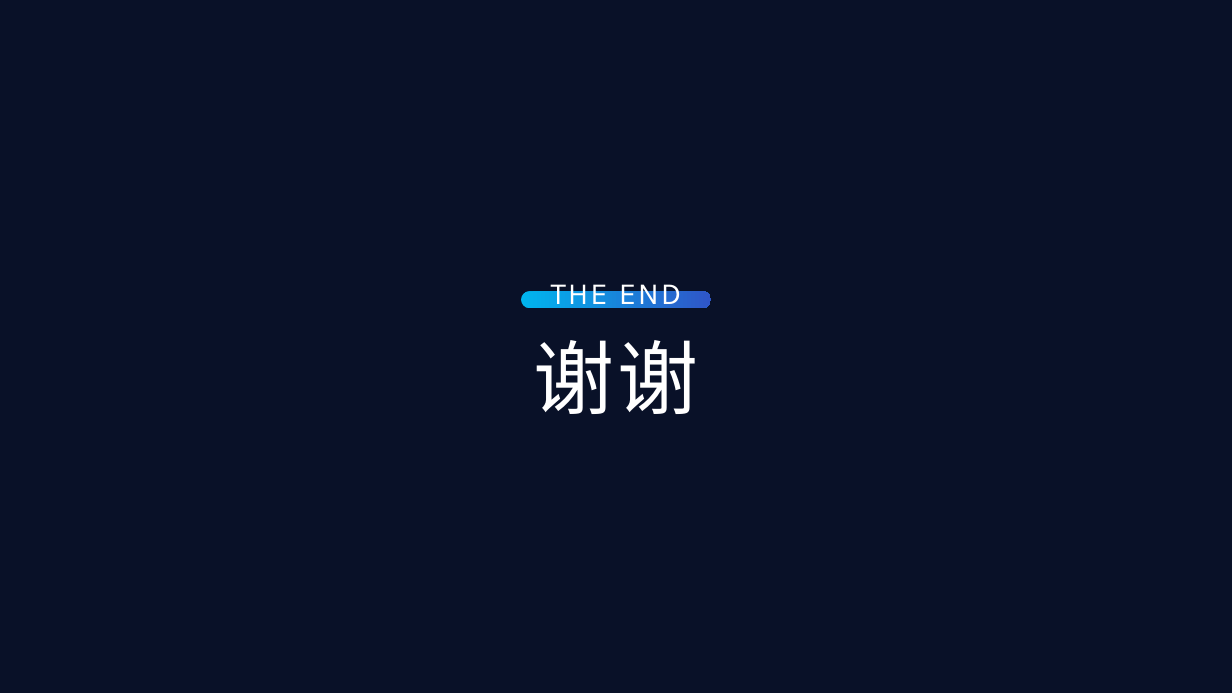
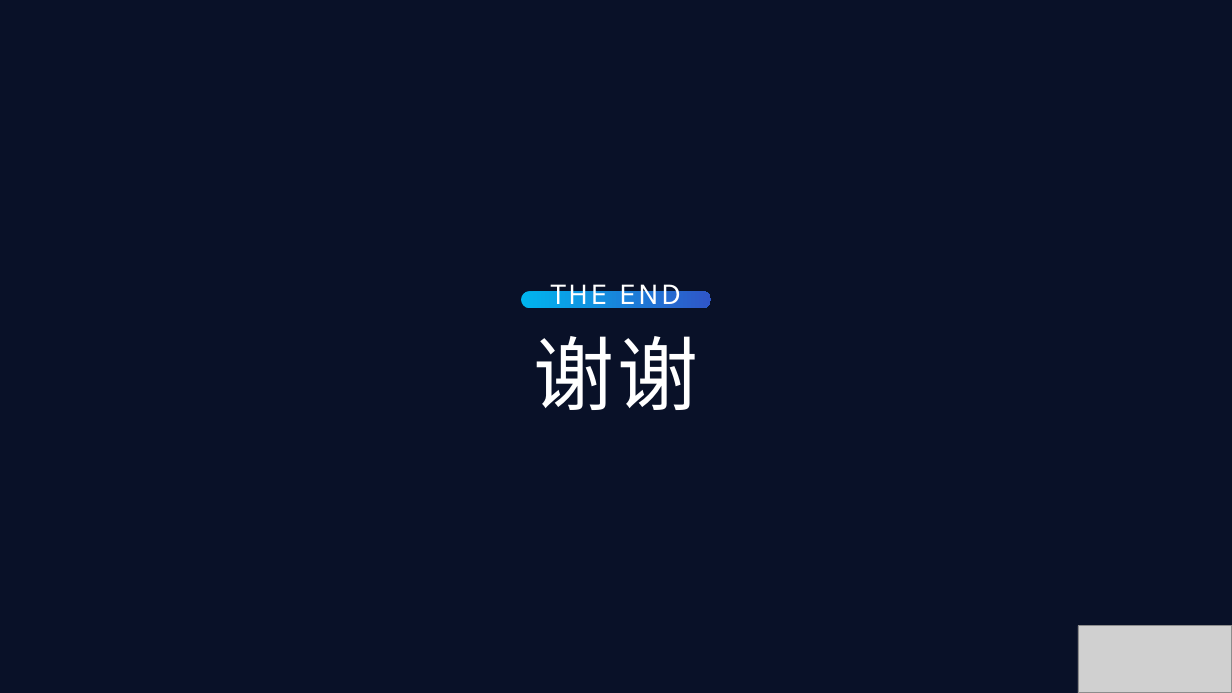
Before and after one commit to chunzhenmian/nmc14, a slide deck: slide 20 of 工业燃气轮机排放预测优化课程设计汇报.pptx. Drawn at 1232x693 pixels with LibreOffice and Linux fonts; fonts in the diff are those of the drawing; grey boxes stand for pictures; background and template pictures are left out. Boxes give left, top, right and bottom in pixels: in the first picture for what was removed or moved away, otherwise in the second. Text is boxed around its words. In the diff, an @@ line names an element or a change of style, - is before the commit and + after.

```diff
--- a/工业燃气轮机排放预测优化课程设计汇报.pptx
+++ b/工业燃气轮机排放预测优化课程设计汇报.pptx
@@ text "谢谢" at bbox=[533, 336, 698, 410]: line spacing 1.04 to 1 @@
@@ picture added at bbox=[1079, 626, 1232, 693] @@
```
Also in this commit, not shown: 19 other slides changed, 3 other files.
